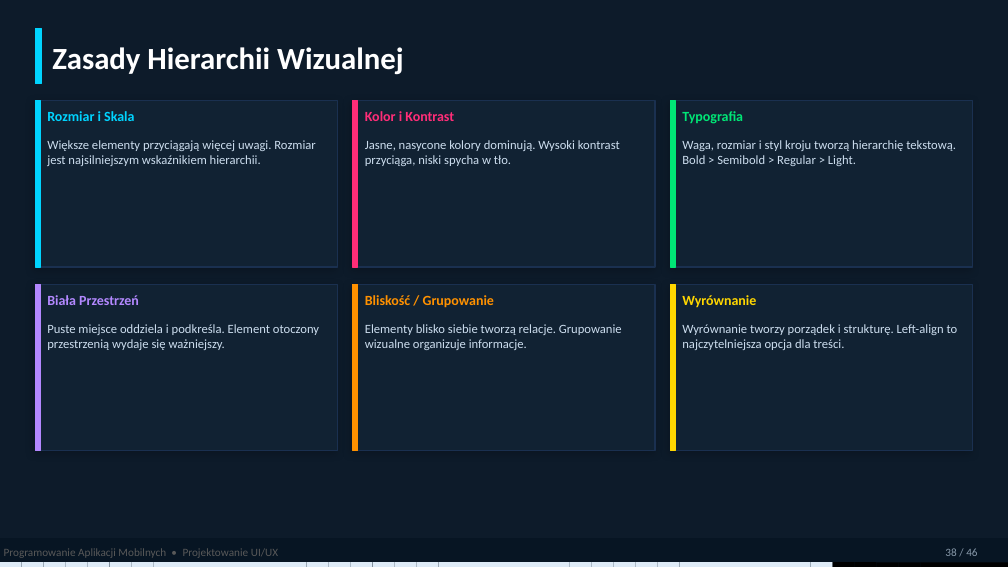
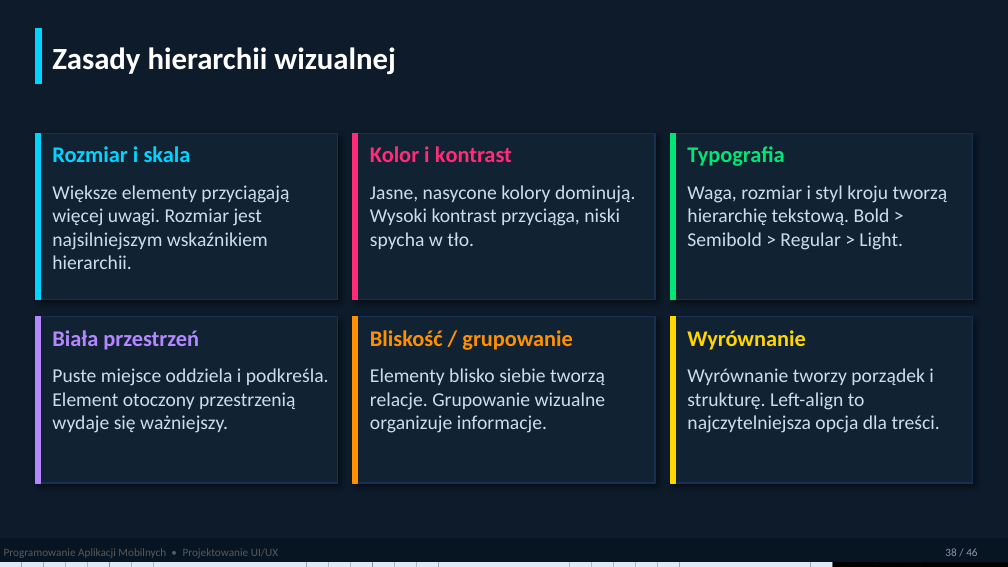
Before and after one commit to MatPomGit/mobileHub, a slide deck: slide 38 of wyklady/w3_ui.pptx. Drawn at 1008x567 pixels with LibreOffice and Linux fonts; fonts in the diff are those of the drawing. Boxes give left, top, right and bottom in pixels: in the first picture for what was removed or moved away, otherwise in the second. Text is boxed around its words. In the diff, an @@ line names an element or a change of style, - is before the commit and + after.

```diff
--- a/wyklady/w3_ui.pptx
+++ b/wyklady/w3_ui.pptx
@@ text at box(52, 47, 396, 75): text changed @@
-Zasady Hierarchii Wizualnej
+Zasady hierarchii wizualnej
@@ text at box(52, 146, 191, 162): text changed; size 10 to 16 pt @@
-Rozmiar i Skala
+Rozmiar i skala
@@ text at box(370, 146, 512, 162): text changed; size 10 to 16 pt @@
-Kolor i Kontrast
+Kolor i kontrast
@@ 6 rectangles: place and size @@
-6 rectangles at box(35, 101, 973, 267)
+6 rectangles at box(35, 133, 973, 299)
@@ text "Typografia": place and size @@
-text "Typografia" at box(682, 111, 743, 124)
+text "Typografia" at box(687, 146, 784, 166)
@@ text "Typografia" at box(687, 146, 784, 166): size 10 to 16 pt @@
@@ text "Większe elementy przyciągają więcej uwagi. ...": place and size @@
-text "Większe elementy przyciągają więcej uwagi. ..." at box(47, 140, 315, 166)
+text "Większe elementy przyciągają więcej uwagi. ..." at box(52, 185, 289, 269)
@@ text "Jasne, nasycone kolory dominują. Wysoki ...": place and size @@
-text "Jasne, nasycone kolory dominują. Wysoki ..." at box(365, 140, 620, 166)
+text "Jasne, nasycone kolory dominują. Wysoki ..." at box(370, 185, 635, 249)
@@ text "Waga, rozmiar i styl kroju ...": place and size @@
-text "Waga, rozmiar i styl kroju ..." at box(682, 140, 956, 166)
+text "Waga, rozmiar i styl kroju ..." at box(687, 185, 948, 250)
@@ shadow changed in 6 elements at box(35, 133, 338, 299), box(353, 133, 655, 299), box(670, 133, 973, 299), box(35, 317, 338, 483), box(353, 317, 655, 483), box(670, 317, 973, 483) @@
@@ 6 rectangles: place and size @@
-6 rectangles at box(35, 284, 973, 451)
+6 rectangles at box(35, 317, 973, 483)
@@ text "Wyrównanie" at box(687, 330, 805, 350): size 10 to 16 pt @@
@@ text "Wyrównanie": place and size @@
-text "Wyrównanie" at box(682, 295, 756, 308)
+text "Wyrównanie" at box(687, 330, 805, 350)
@@ text at box(52, 330, 199, 350): text changed; size 10 to 16 pt @@
-Biała Przestrzeń
+Biała przestrzeń
@@ text at box(370, 330, 573, 350): text changed; size 10 to 16 pt @@
-Bliskość / Grupowanie
+Bliskość / grupowanie
@@ text "Puste miejsce oddziela i podkreśla. ...": place and size @@
-text "Puste miejsce oddziela i podkreśla. ..." at box(47, 324, 319, 350)
+text "Puste miejsce oddziela i podkreśla. ..." at box(52, 368, 329, 433)
@@ text "Elementy blisko siebie tworzą relacje. ...": place and size @@
-text "Elementy blisko siebie tworzą relacje. ..." at box(365, 324, 622, 350)
+text "Elementy blisko siebie tworzą relacje. ..." at box(370, 368, 605, 433)
@@ size 9 to 14 pt in 6 elements at box(52, 185, 289, 269), box(370, 185, 635, 249), box(52, 368, 329, 433), box(370, 368, 605, 433), box(687, 185, 948, 250), box(687, 368, 940, 433) @@
@@ text "Wyrównanie tworzy porządek i strukturę. ...": place and size @@
-text "Wyrównanie tworzy porządek i strukturę. ..." at box(682, 324, 958, 350)
+text "Wyrównanie tworzy porządek i strukturę. ..." at box(687, 368, 940, 433)
```
Also in this commit, not shown: 39 other slides changed, 1 other file.
